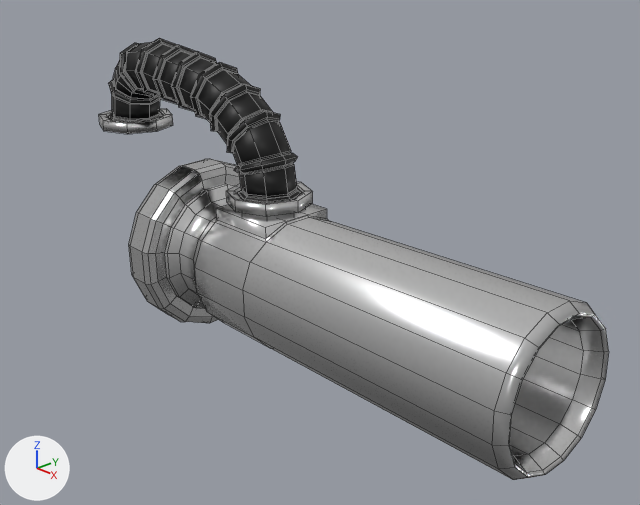
An edit to the Blender file godot/assets/Platers/Sucker/Sucker.blend, drawn before and after from the same camera.
Before and after are seen from a 50 mm lens placed at (6.72, -5.62, 3.89), pointed at (0.49, 0.25, 0.48). Arrows for +X, +Y and +Z are at lower left; the lights stay in place. Mesh edges are drawn as thin lines.

The first picture shows 'Cylinder.001', 'Cylinder.002', 'Pipe', 'Tube'.
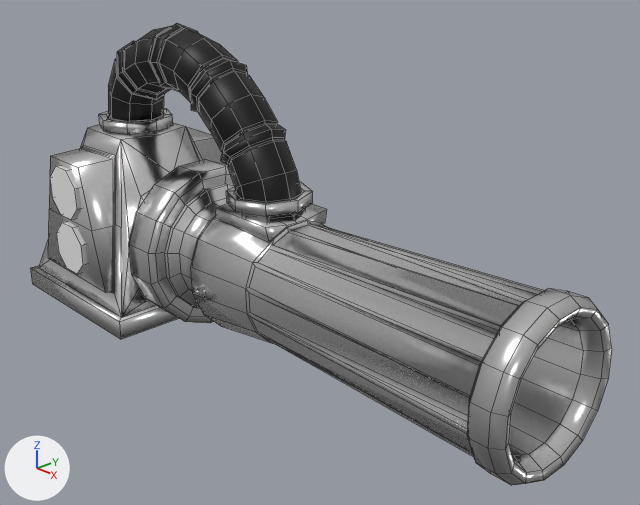
Commit message: Progress on Sucker model

Changed parts and their boxes (x1, y1, x2, y2) in the pictures (640 x 505 px; the box of a moved part takes in the faces that stretch with it):
'Tube', reshaped, modifiers changed: before (164, 183, 609, 480); after (164, 183, 612, 485)
'Cylinder.002', reshaped: before (129, 159, 240, 323); after (30, 123, 234, 339)
'Cylinder', added (black): after (108, 23, 304, 222)
'Pipe', deleted: before (108, 38, 302, 202)
'Cylinder.003', added: after (50, 166, 87, 274)
part 1 of me_cylinder_002, moved or reshaped: before (193, 205, 609, 480); after (191, 204, 612, 485)
part 2 of me_cylinder_003, added: after (30, 123, 225, 339)
part 3 of me_cylinder_003, moved or reshaped: before (129, 159, 238, 322); after (129, 159, 228, 320)
part 4 of me_cylinder_003, shading changed: (148, 166, 234, 323) in both

Patch to the scene script:
```diff
--- a/godot/assets/Platers/Sucker/Sucker.blend.py
+++ b/godot/assets/Platers/Sucker/Sucker.blend.py
@@ me_cylinder_002 @@
-me_cylinder_002.from_pydata(...)  # 192 vertices, 178 faces; spans x -1.1..3.57, y -0.76..0.76, z -0.55..0.97
+me_cylinder_002.from_pydata(...)  # 256 vertices, 250 faces; spans x -1.1..3.57, y -0.8..0.8, z -0.59..1.01
+# me_cylinder_002 part 1: 76 vertices moved from x -0.38..3.57, y -0.76..0.76, z -0.55..0.97 to x -0.38..3.57, y -0.8..0.8, z -0.59..1.01; 16 vertices removed from x 0.44..0.46, y -0.73..0.73, z -0.52..0.89; 80 vertices added at x 0.44..3.26, y -0.8..0.8, z -0.59..1.01
 me_cylinder_002.materials.append(mat_machine_material)
@@ me_cylinder_003 @@
-me_cylinder_003.from_pydata(...)  # 128 vertices, 112 faces; spans x -1.35..-0.92, y -0.94..0.94, z -0.73..1.15
+me_cylinder_003.from_pydata(...)  # 264 vertices, 250 faces; spans x -3.55..-0.92, y -1.08..1.08, z -0.76..1.33
+# me_cylinder_003 part 2: a new loose piece of 120 vertices spanning x -3.55..-1.39, y -1.08..1.08, z -0.76..1.33, in mat_machine_material (white #e7e7e7)
+# me_cylinder_003 part 3
+# 32 vertices are removed from x -1.25..-1.02, y -0.94..0.94, z -0.73..1.15
+# 48 faces are deleted
+# 32 vertices are added at x -1.78..-1.21, y -0.61..0.61, z -0.4..0.82
+# 16 new vertices lie (0.43, 0.0, 0.0) away from vertices in x -1.78, y -0.55..0.55, z -0.34..0.76
+# 32 new faces join them, mat_machine_material (white #e7e7e7)
+# 32 new faces join them, mat_pipe_connecter (black #292929)
+# me_cylinder_003 part 4: 64 kept faces spanning x -1.35..-0.92, y -0.92..0.92, z -0.71..1.13 are now shaded smooth
 me_cylinder_003.materials.append(mat_machine_material)
+me_cylinder_003.materials.append(mat_pipe_connecter)  # black #292929
@@ ob_pipe @@
-ob_pipe = bpy.data.objects.new('Pipe', me_cylinder)
@@ ob_tube @@
 ob_tube.location = (0.0, 0.0, 0.0)
+_vg = ob_tube.vertex_groups.new(name='Bevel')
+_vg.add([89, 90, 91, 92, 93, 94, 95, 96, 97, 98, 99, 100, 101, 102, 103, 104, 149, 150, 151, 152, 153, 154, 173, 176, 177, 178, 179, 180, 181, 182, 183, 184, 185, 186, 187, 188, 189, 190, 191, 192, 193, 194, 195, 196, 197, 198, 199, 200, 201, 202, 203, 204, 205, 206, 207, 208, 209, 210, 211, 212, 213, 214, 215, 216], 1.0, 'REPLACE')
+_m = ob_tube.modifiers.new('Bevel', 'BEVEL')
+_m.width = 0.81
+_m.width_pct = 0.81
+_m.limit_method = 'VGROUP'
+_m.vertex_group = 'Bevel'
+_m.spread = 0.0
@@ ob_cylinder_003 @@
+ob_cylinder_003 = bpy.data.objects.new('Cylinder.003', me_cylinder_006)  # an 8-sided cylinder along y spanning x -2.758..-2.17, y -1.047..-0.97, z 0.429..1.017; modifiers MIRROR, ARRAY
+ob_cylinder_003.location = (0.0, 0.0, 0.0)
@@ ob_cylinder @@
+ob_cylinder = bpy.data.objects.new('Cylinder', me_cylinder_004)  # 40 vertices, 33 faces; spans x -1.12..1.12, y -1.12..1.12, z 0.0..1.0; in mat_pipe_shader (black #000000); modifiers MIRROR, ARRAY, CURVE
+ob_cylinder.location = (0.0, 0.0, -1.27)
+ob_cylinder.scale = (0.333, 0.333, 0.377)
```
